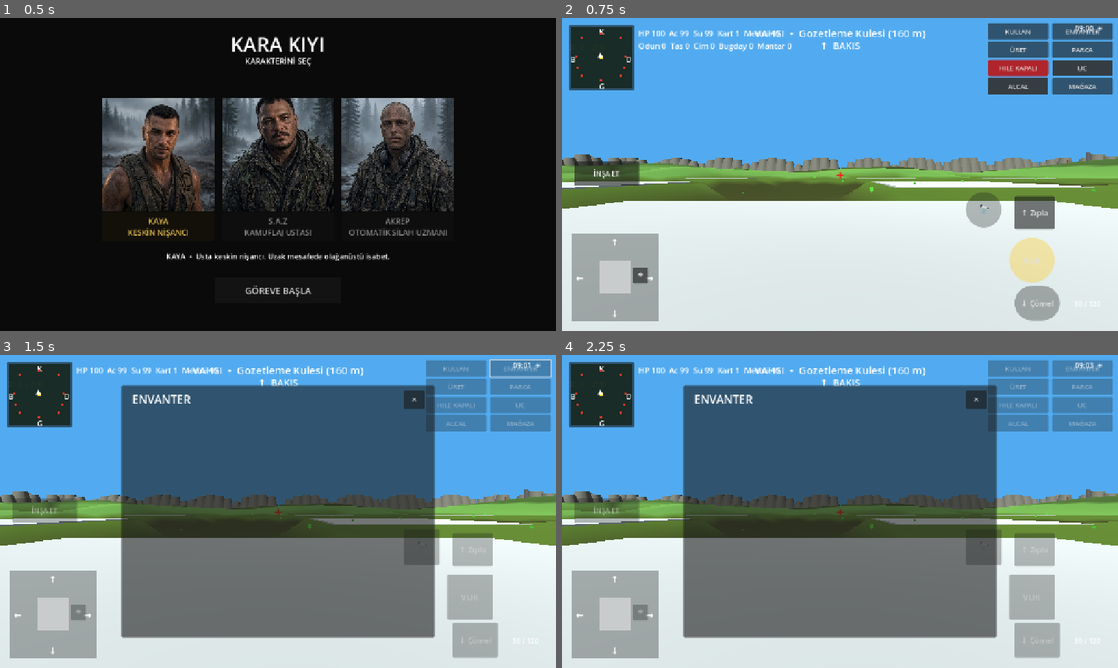
Above: before the commit, frames 1-4 (two rows, left to right).
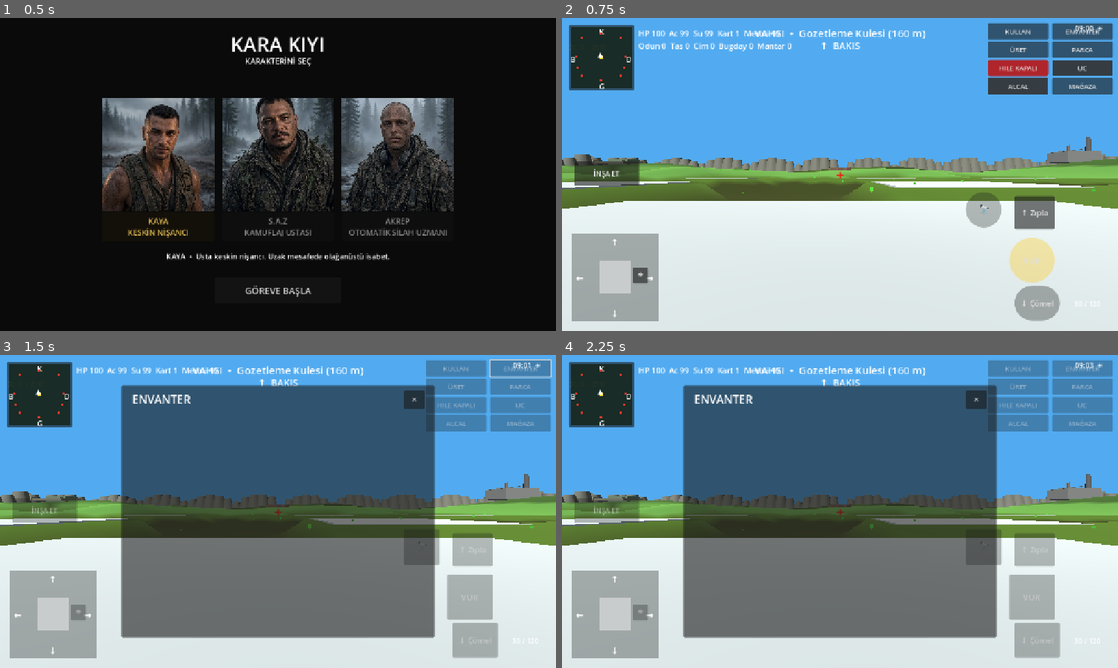
Above: after the commit, the same moments.

Repository: cantrsx-blip/GrayCardWars
Game: Godot game, scene res://scenes/Intro.tscn
Two runs of this game, one before a commit and one after it. Both use one fixed random seed, a clock stepped at 60 frames per second and the inputs below.
Inputs (mouse positions are in pixels of both pictures, inside the frame that each line leads up to):
- Up to frame 1 (0.5 s): no input
- Up to frame 2 (0.75 s): click "GÖREVE BAŞLA" at 0.5 s
- Up to frame 3 (1.5 s): click "ENVANTER" at 1.25 s
- Up to frame 4 (2.25 s): click (662, 639) at 2 s

Frame 1 is identical in both runs. In frame 2, 0.4% of the frame differs, in the area x 5-97%, y 38-49%; in frame 3, 0.4%; in frame 4, 0.4%.

Commit message:
fix: POI yapılarını engebeli arazi üzerine oturt

Diff:
--- a/scripts/main.gd
+++ b/scripts/main.gd
@@ -1966,7 +1966,10 @@
 	var mi=MeshInstance3D.new(); var cyl=CylinderMesh.new(); cyl.bottom_radius=r_bot; cyl.top_radius=r_top; cyl.height=h; mi.mesh=cyl; mi.position=p; mi.material_override=_simple_mat(col); add_child(mi)
 
 func _build_survival_poi(b):
-	var c:Vector3=b.pos; var col:Color=b.color; var id:String=b.id
+	# Lift each POI onto the current terrain height so hills cannot bury it.
+	var base:Vector3=b.pos
+	var c:=Vector3(base.x,height_at(base.x,base.z),base.z)
+	var col:Color=b.color; var id:String=b.id
 	# Distinct abandoned survival silhouettes. No historical landmark or boss-fort geometry.
 	if id=="unfinished_house":
 		_landmark_box(c+Vector3(0,.25,0),Vector3(12,.5,10),Color(.32,.29,.25))
